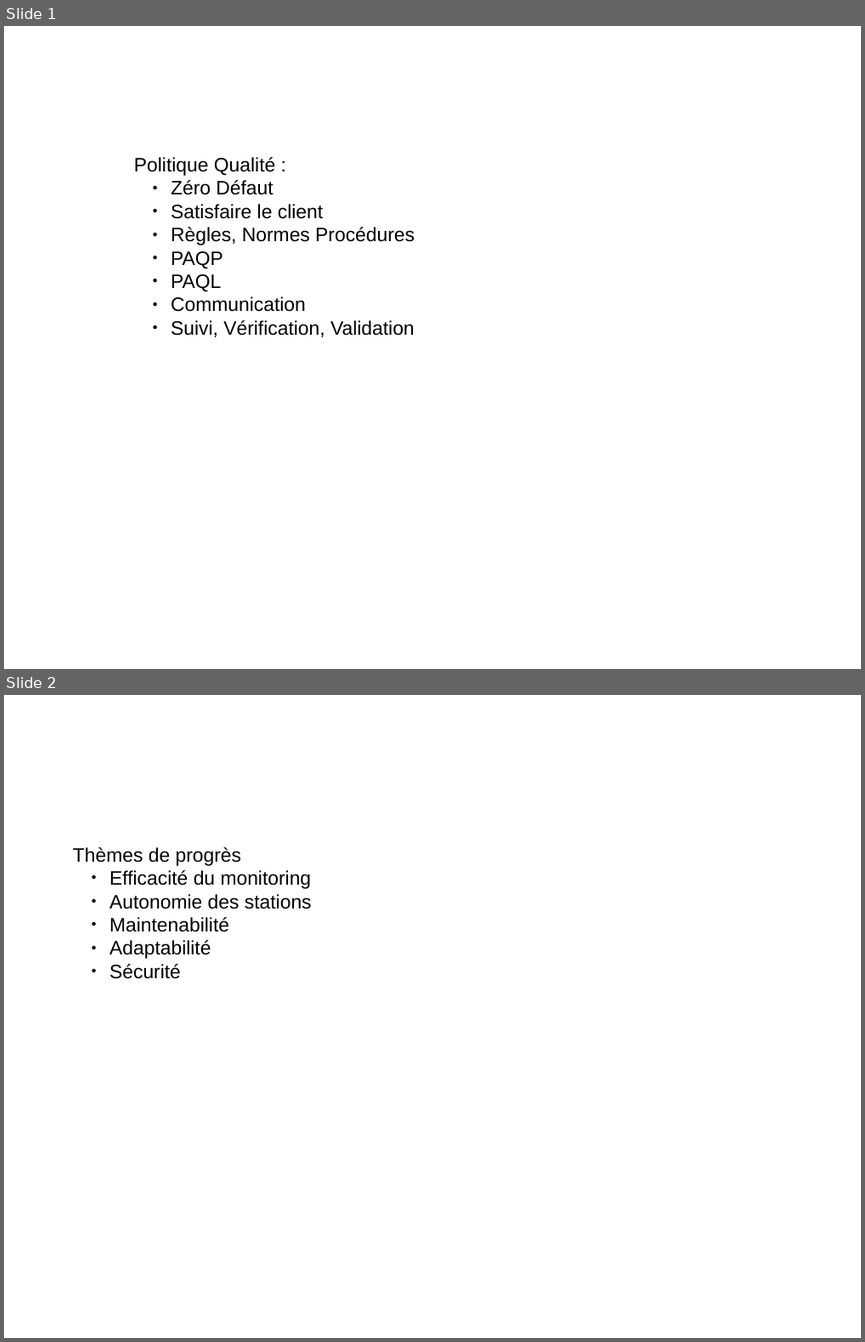
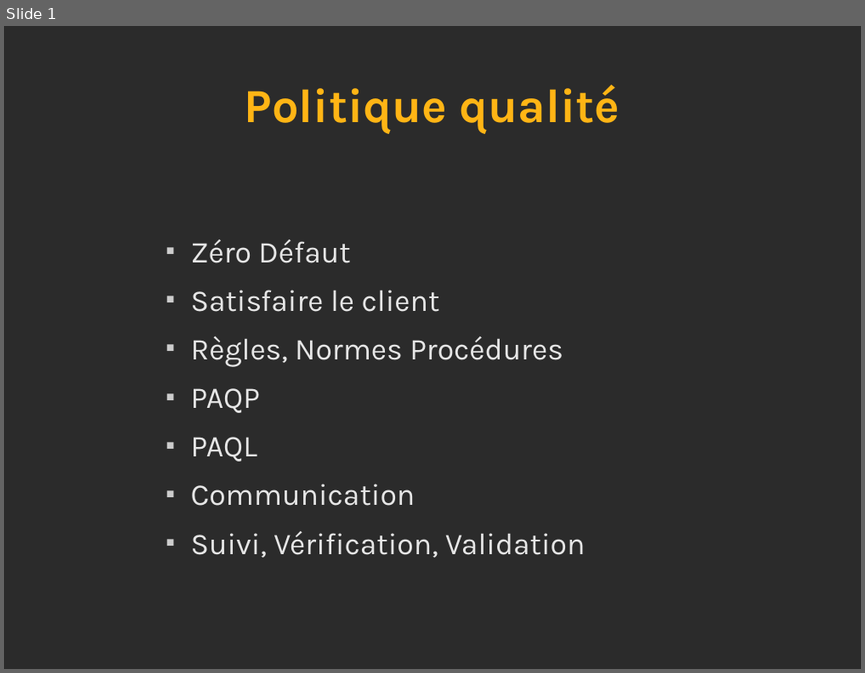
Before and after one commit to leandromattioli/projetIngenierie, a slide deck: presentation/Pres Stef.odp. Shown one above the other, each under a label of ours: slides 1 and 2 before the commit, slide 1 after it. The pictures are 865x1342 and 865x673 pixels, drawn with LibreOffice and Linux fonts; fonts in the diff are those of the drawing; background and template pictures are left out; a plain dark background stands for a picture behind light text. Boxes give left, top, right and bottom in pixels: in the first picture for what was removed or moved away, otherwise in the second. Text is boxed around its words. In the diff, an @@ line names an element or a change of style, - is before the commit and + after.

```diff
--- a/presentation/Pres Stef.odp
+++ b/presentation/Pres Stef.odp
@@ slide 2 removed at bbox=[4, 695, 861, 1338], background #FFFFFF @@
@@ text removed at bbox=[73, 847, 312, 979] @@
-Thèmes de progrès
-  ● Efficacité du monitoring
-  ● Autonomie des stations
-  ● Maintenabilité
-  ● Adaptabilité
-  ● Sécurité
@@ slide 1 changed as well @@
@@ background #FFFFFF to picture (left out) @@
@@ title added at bbox=[245, 85, 619, 134], 44 pt, text #FFB515, bold @@
+Politique qualité
@@ text "Zéro Défaut": place and size @@
-text "Zéro Défaut" at bbox=[134, 157, 415, 337]
+text "Zéro Défaut" at bbox=[191, 239, 585, 557]
@@ text "Zéro Défaut" at bbox=[191, 239, 585, 557]: size 18 to 28 pt, font Arial to Karla, text colour #000000 to #E6E6E6; bullet ● to ■; more space between paragraphs; bullet colour #000000 to #CCCCCC @@
@@ text at bbox=[134, 157, 275, 176]: paragraph removed @@
-Politique Qualité :
```
Also in this commit, not shown: 1 other file.
